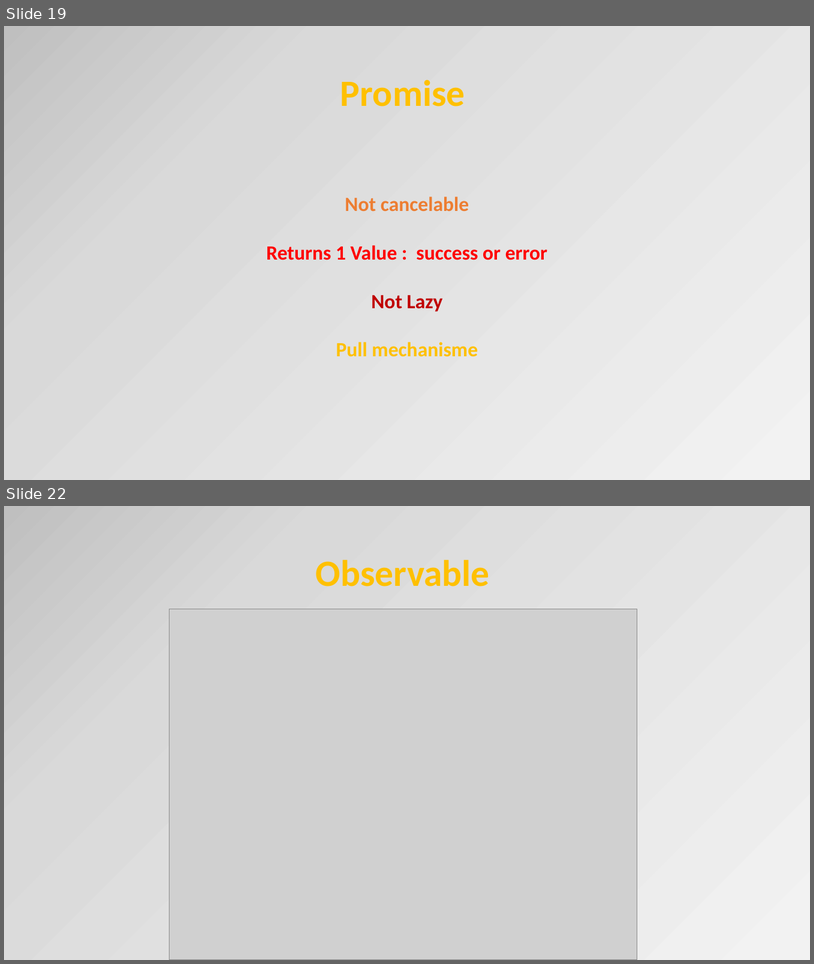
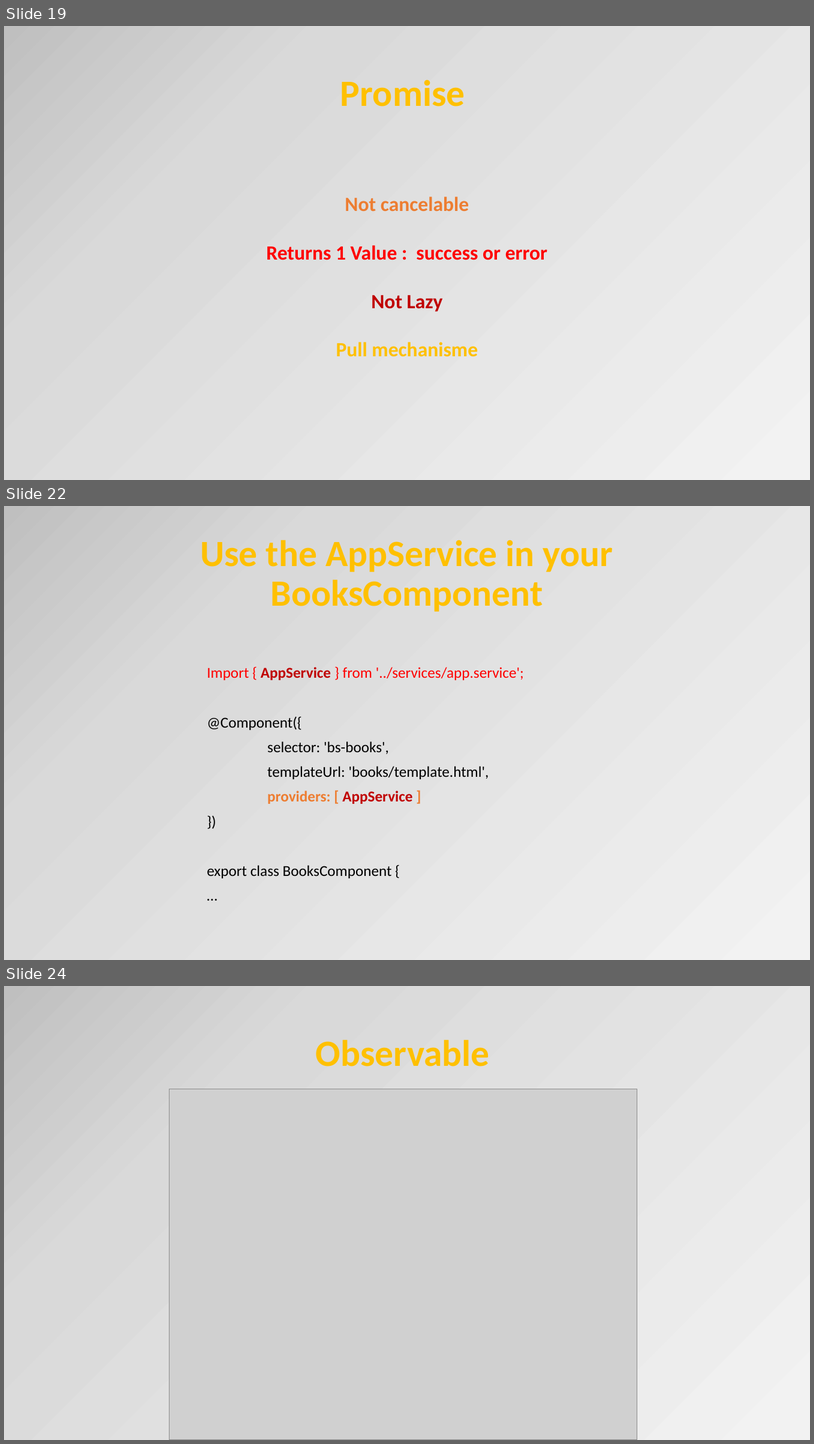
Before and after one commit to petereijgermans11/frontend-cursus, a slide deck: frontend-cursus/ 8 - Angular.pptx. Shown one above the other, each under a label of ours: slides 19 and 22 before the commit, slides 19, 22 and 24 after it; the slides between them are not shown. The pictures are 814x964 and 814x1444 pixels, drawn with LibreOffice and Linux fonts; fonts in the diff are those of the drawing; grey boxes stand for pictures. Boxes give left, top, right and bottom in pixels: in the first picture for what was removed or moved away, otherwise in the second. Text is boxed around its words. In the diff, an @@ line names an element or a change of style, - is before the commit and + after.

```diff
--- a/frontend-cursus/ 8 - Angular.pptx
+++ b/frontend-cursus/ 8 - Angular.pptx
@@ slide 22 added at (4,506,810,960), background gradient #F2F2F2 to #D9D9D9 to #BFBFBF to #A6A6A6 @@
@@ title added at (200,540,613,612), 44 pt, text #FFC000, bold @@
+Use the AppService in your BooksComponent
@@ text added at (207,667,524,878), 18 pt, text #000000 @@
+Import { AppService } from '../services/app.service';
+@Component({
+selector: 'bs-books',
+templateUrl: 'books/template.html',
+providers: [ AppService ]
+})
+export class BooksComponent {
+…
@@ what was slide 22 is now slide 24 @@
```
Also in this commit, not shown: 7 slides changed, 1 other slide added, 1 other file.
